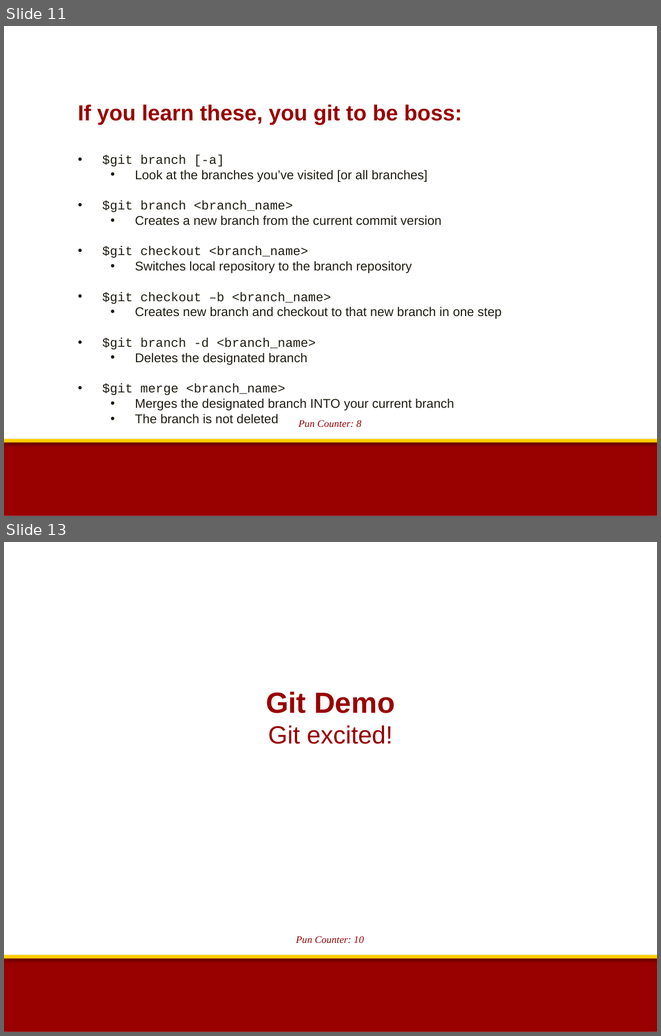
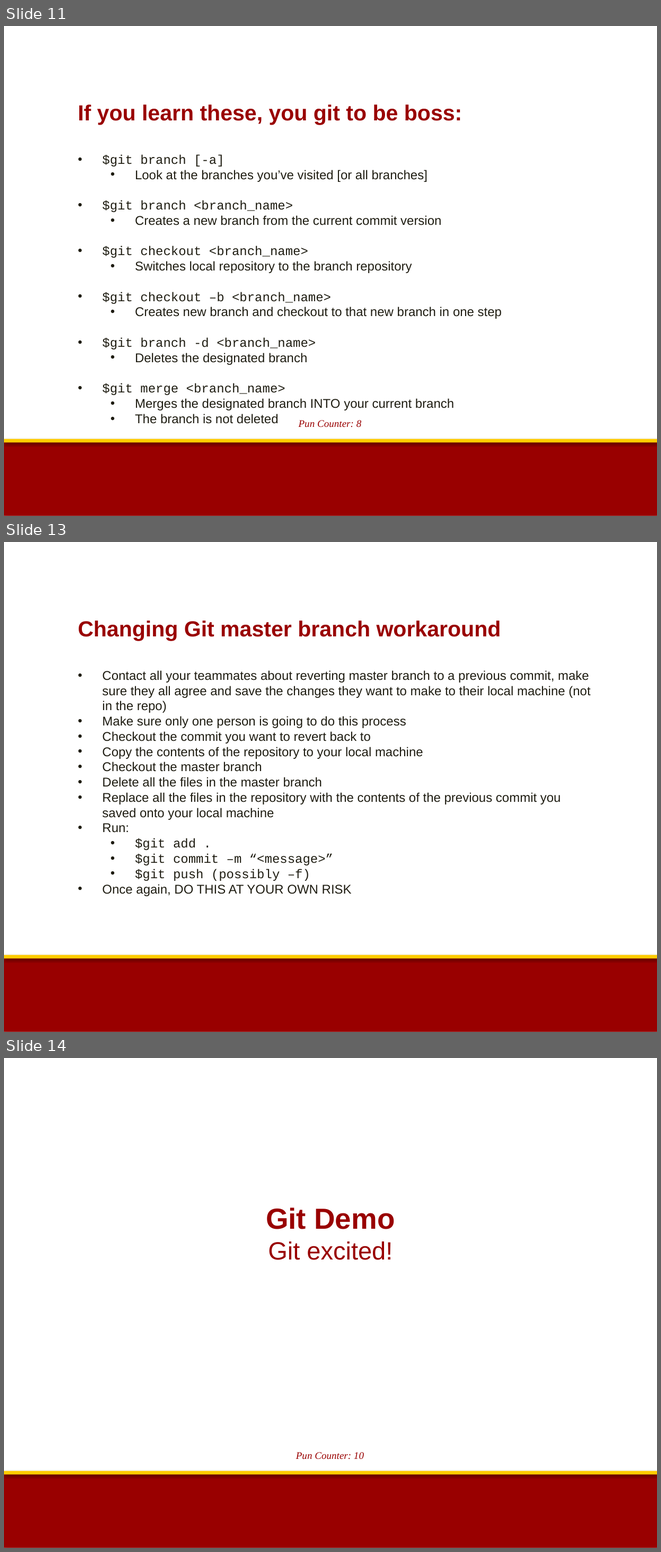
Before and after one commit to sthsher/USC_CECS, a slide deck: ACM/Git_Presentation.pptx. Shown one above the other, each under a label of ours: slides 11 and 13 before the commit, slides 11, 13 and 14 after it; the slides between them are not shown. The pictures are 661x1036 and 661x1552 pixels, drawn with LibreOffice and Linux fonts; fonts in the diff are those of the drawing; background and template pictures are left out. Boxes give left, top, right and bottom in pixels: in the first picture for what was removed or moved away, otherwise in the second. Text is boxed around its words. In the diff, an @@ line names an element or a change of style, - is before the commit and + after.

```diff
--- a/ACM/Git_Presentation.pptx
+++ b/ACM/Git_Presentation.pptx
@@ slide 13 added at (4, 542, 657, 1032), background #FFFFFF; not listed: 2 template elements that a slide beside it also shows @@
@@ text added at (78, 620, 590, 896), 14 pt, text #1E1C11 @@
+Changing Git master branch workaround
+• Contact all your teammates about reverting master branch to a previous commit, make sure they all agree and save the changes they want to make to their local machine (not in the repo)
+• Make sure only one person is going to do this process
+• Checkout the commit you want to revert back to
+• Copy the contents of the repository to your local machine
+• Checkout the master branch
+• Delete all the files in the master branch
+• Replace all the files in the repository with the contents of the previous commit you saved onto your local machine
+• Run:
+  • $git add .
+  • $git commit –m “<message>”
+  • $git push (possibly –f)
+• Once again, DO THIS AT YOUR OWN RISK
@@ what was slide 13 is now slide 14 @@
```
Also in this commit, not shown: 1 slide changed, 1 other slide added, 9 other files.
